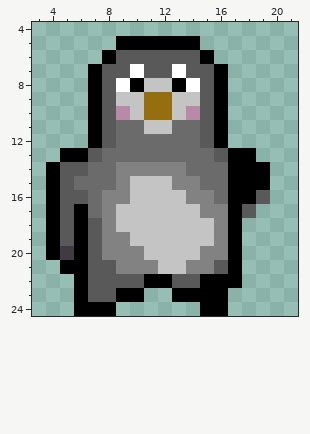
Pixel-art sprite, stored at source/pixel_art/tigger6.png. The first picture shows the starting point.
The file is 250x250 pixels, drawn in blocks of 10x10; one block is one cell here. Shown: x 3..21, y 4..24.
Once edited:
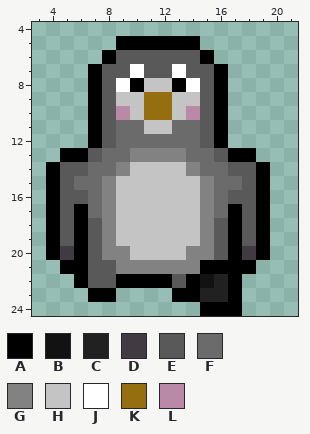
Palette (. is transparent): A #000000  B #121212  C #212121  D #423a42  E #595959  F #6b6b6b  G #828282  H #c4c4c4  J #ffffff  K #946e0f  L #b88aa8
From old to new:
y 13: x 10..13 FFFF -> GGGG
y 14: x 10..14 GGGGF -> HHHHG; x 17..18 AA -> EE
y 15: x 8..9 FG -> GH; x 13..15 GGF -> HHG; x 17..18 AA -> FE
y 16: x 9 G -> H; x 14 G -> H; x 17..19 AAE -> EEA
y 17: x 16 G -> F; x 19 . -> A
y 18: x 15..16 HG -> GE; x 18..19 .. -> EA
y 19: x 9 G -> H; x 15..16 HG -> GE; x 18..19 .. -> EA
y 20: x 10 G -> H; x 14 H -> G; x 16 G -> E; x 18..19 .. -> DA
y 21: x 12..13 HH -> GG; x 15..16 GE -> AA; x 18 . -> A
y 22: x 9..10 EE -> AA; x 14..16 EAA -> ABC
y 23: x 6..10 AEEAA -> .AA..; x 15..17 AA. -> CCA
y 24: x 6..8 AAA -> ...; x 17 . -> A
Where, in picture pixels (left, top, right, bottom), the same in both pictures:
changed: (74, 148, 270, 316)
